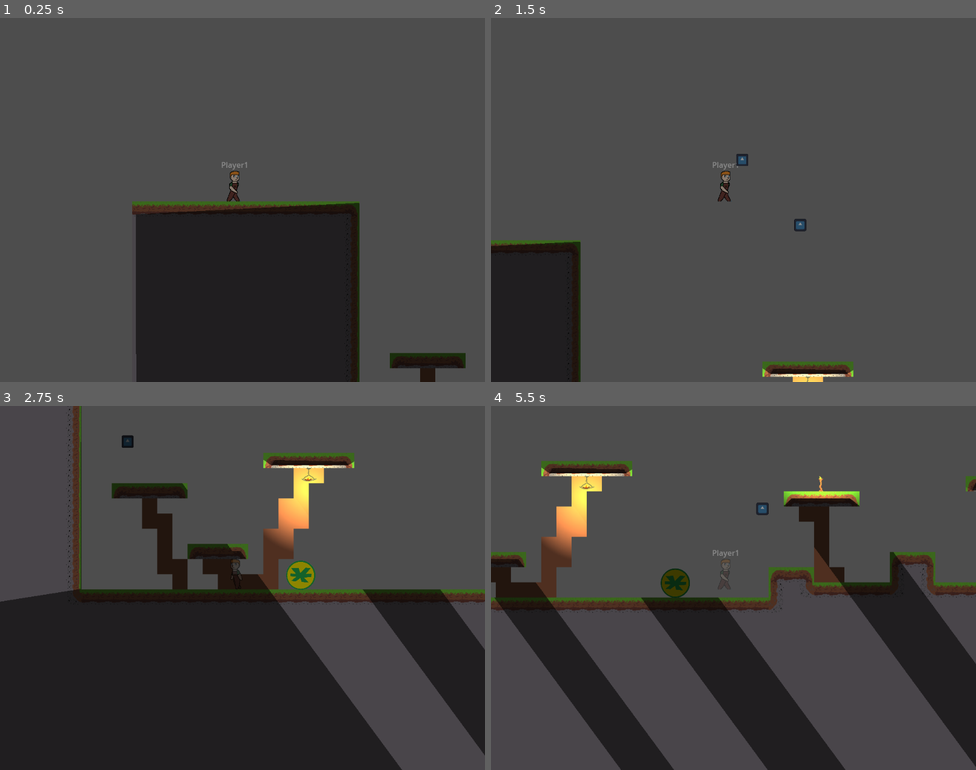
Above: before the commit, frames 1-4 (two rows, left to right).
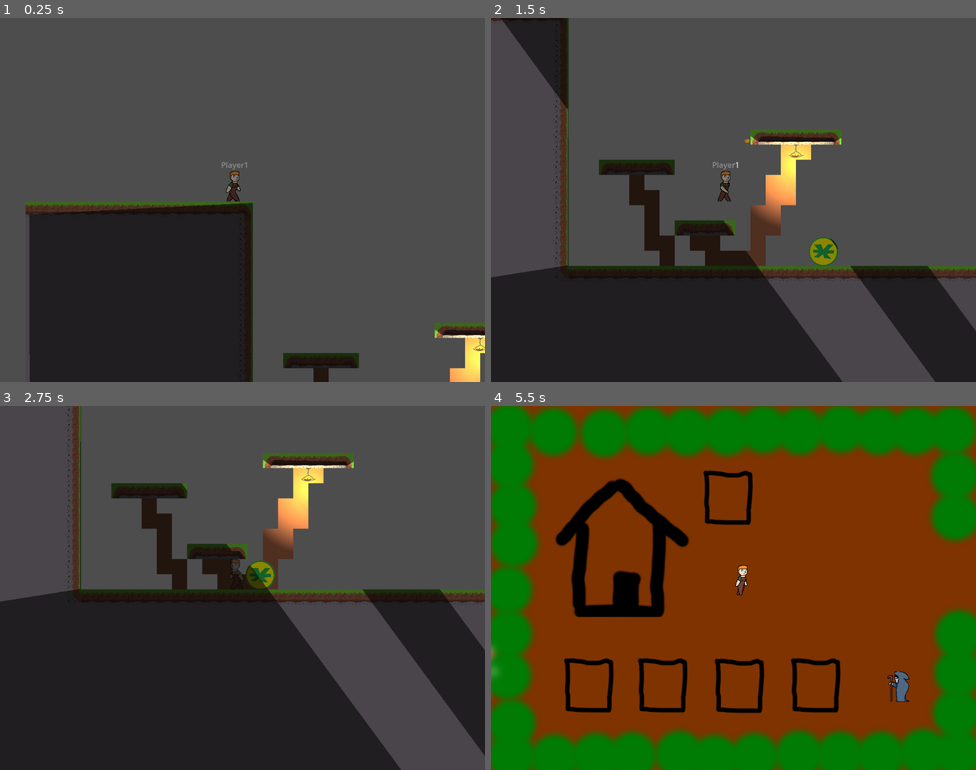
Above: after the commit, the same moments.

Repository: zac112/HeroFarmer
Game: Godot game, scene res://Assets/Platform/Level1/level_1.1.tscn
Two runs of this game, one before a commit and one after it. Both use one fixed random seed, a clock stepped at 60 frames per second and the inputs below. This scene is started directly instead of the project's main scene. The engine's default icon, where the game draws it, is replaced by a stand-in: a white triangle on a blue panel in a dark square.
Inputs:
- Up to frame 1 (0.25 s): no input
- Up to frame 2 (1.5 s): hold Space (Farm_action) 0.53-1.28 s; hold D (Farm_right) from 0.53 s (still down); tap W (Farm_up) at 0.77 s; tap Space (Farm_action) at 1.35 s
- Up to frame 3 (2.75 s): tap W (Farm_up) at 1.52 s; release D (Farm_right) at 2.03 s; hold A (Farm_left) from 2.03 s (still down); hold Space (Farm_action) from 2.03 s (still down)
- Up to frame 4 (5.5 s): release A (Farm_left) at 2.78 s; release Space (Farm_action) at 2.78 s; hold D (Farm_right) 2.78-4.28 s; tap Space (Farm_action) at 2.85, 4.35 s; tap W (Farm_up) at 3.02, 3.77, 4.52 s; hold Space (Farm_action) 3.53-4.28 s; hold A (Farm_left) 4.28-5.03 s; hold D (Farm_right) from 5.03 s (still down); hold Space (Farm_action) from 5.03 s (still down)

The runs differ from the first frame. In frame 1, 23% of the frame differs, in the area x 5-100%, y 45-100%; in frame 2, 30%; in frame 3, 1.4%; in frame 4, 100%, in the area x 0-100%, y 0-100%.

Commit message:
Platform player start cutscene

Diff:
--- a/Assets/Platform/Level1/level_1.1.tscn
+++ b/Assets/Platform/Level1/level_1.1.tscn
@@ -454,7 +454,7 @@
 [node name="StaticBody2D" type="StaticBody2D" parent="."]
 
 [node name="player_platform" parent="." instance=ExtResource("1_n5est")]
-position = Vector2(-758, -578)
+position = Vector2(-608, -579)
 
 [node name="Camera2D" type="Camera2D" parent="player_platform"]
 position = Vector2(16, 29)
--- a/Assets/Player/Platform/player_platform.gd
+++ b/Assets/Player/Platform/player_platform.gd
@@ -20,6 +20,7 @@
 var playerHealth := 3
 var invincible = false
 var can_shoot = true
+var canControl = false
 
 @onready var playerName = %Label
 
@@ -29,10 +30,18 @@
 func _ready():
 	muzzle_position = muzzle.position
 	current_state = State.Idle
+	startLevel()
 
 
-func _process(delta):
-	pass
+func startLevel():
+	animated_sprite_2d.play("run")
+	for i in range(50):
+		velocity.x = 1*SPEED
+		player_falling(0.01)
+		move_and_slide()
+		await get_tree().process_frame
+	animated_sprite_2d.play("idle")
+	canControl = true
 
 
 func player_shooting(delta):
@@ -112,16 +121,15 @@
 
 
 func _physics_process(delta):
-
-	player_falling(delta)
-	player_idle(delta)
-	player_run(delta)
-	player_jump(delta)
-	move_and_slide()
-	player_animation()
-	move_and_slide()
-	player_muzzle_position()
-	player_shooting(delta)
+	if canControl:
+		player_falling(delta)
+		player_idle(delta)
+		player_run(delta)
+		player_jump(delta)
+		player_animation()
+		move_and_slide()
+		player_muzzle_position()
+		player_shooting(delta)
 
 func input_movement():
 	var direction: float = Input.get_axis("Platform_left", "Platform_right")
--- a/Assets/Player/Platform/player_platform.tscn
+++ b/Assets/Player/Platform/player_platform.tscn
@@ -73,7 +73,6 @@
 sprite_frames = SubResource("SpriteFrames_82py8")
 animation = &"run"
 autoplay = "idle"
-frame_progress = 0.204928
 
 [node name="CollisionShape2D" type="CollisionShape2D" parent="."]
 position = Vector2(-3, 0.5)
